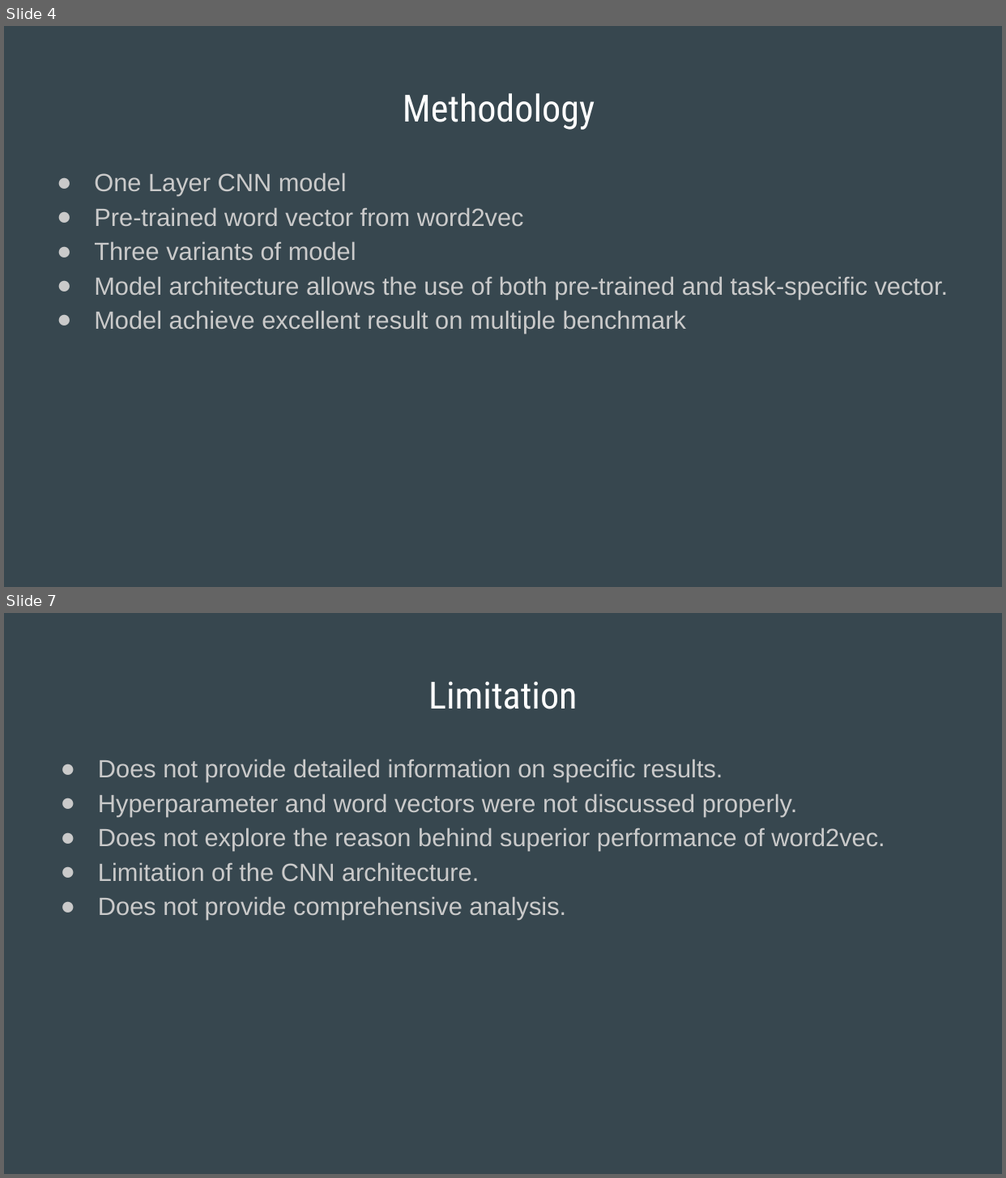
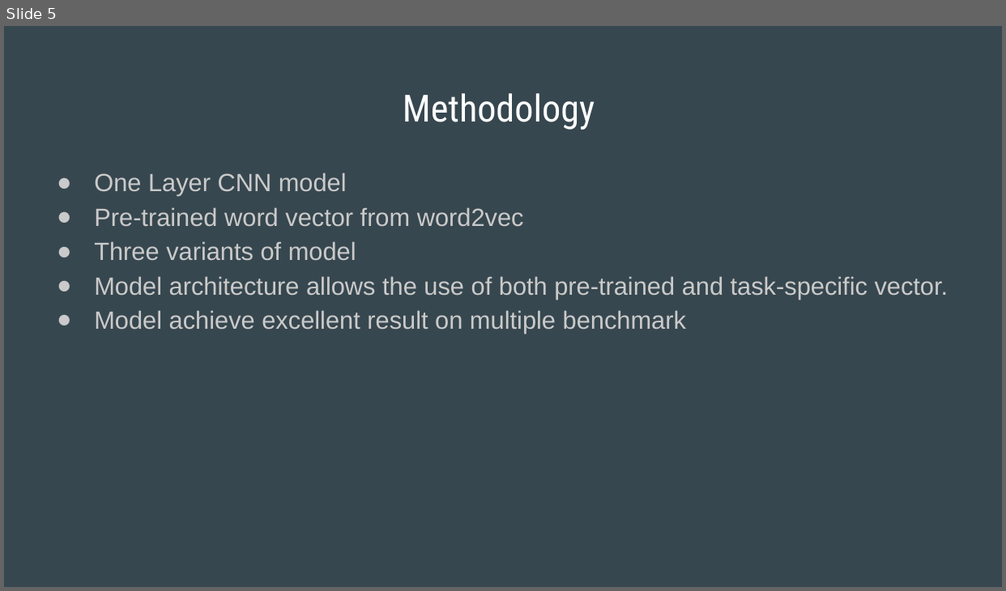
Before and after one commit to notsohan/CSE713, a slide deck: Task 1/Slides Task 1.pptx. Shown one above the other, each under a label of ours: slides 4 and 7 before the commit, slide 5 after it; the slides between them are not shown. The pictures are 1006x1178 and 1006x591 pixels, drawn with LibreOffice and Linux fonts; fonts in the diff are those of the drawing. Boxes give left, top, right and bottom in pixels: in the first picture for what was removed or moved away, otherwise in the second. Text is boxed around its words. In the diff, an @@ line names an element or a change of style, - is before the commit and + after.

```diff
--- a/Task 1/Slides Task 1.pptx
+++ b/Task 1/Slides Task 1.pptx
@@ slide 7 removed at (4, 613, 1002, 1174), background #37474F @@
@@ title removed at (428, 681, 577, 709) @@
-Limitation
@@ text removed at (98, 759, 884, 920) @@
-● Does not provide detailed information on specific results.
-● Hyperparameter and word vectors were not discussed properly.
-● Does not explore the reason behind superior performance of word2vec.
-● Limitation of the CNN architecture.
-● Does not provide comprehensive analysis.
@@ what was slide 4 is now slide 5 @@
```
Also in this commit, not shown: 3 slides changed, 2 slides added, 1 other slide removed.
